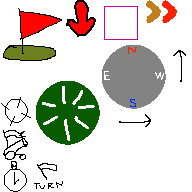
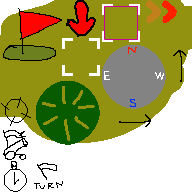
Layered file, before and after one edit (192x192). Changes by layer:
showed "Paint Layer 2" over [0, 0, 192, 143]
